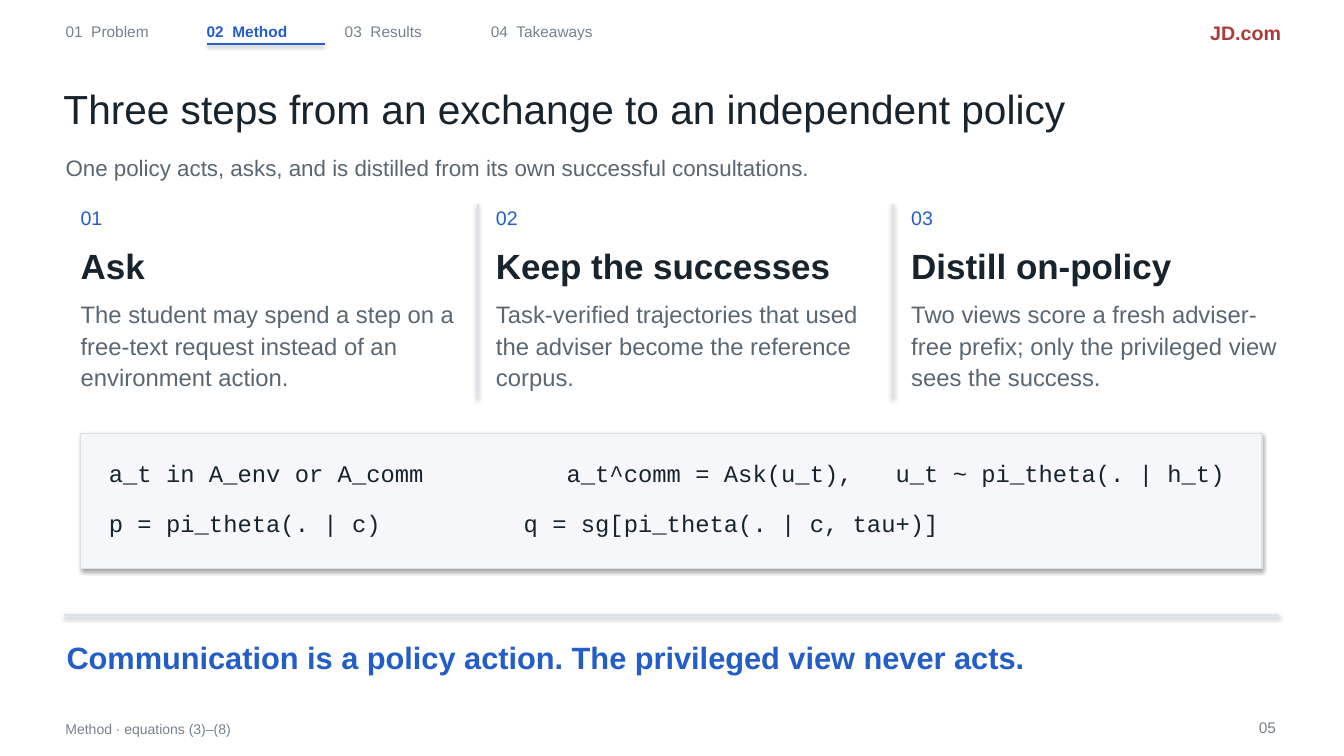
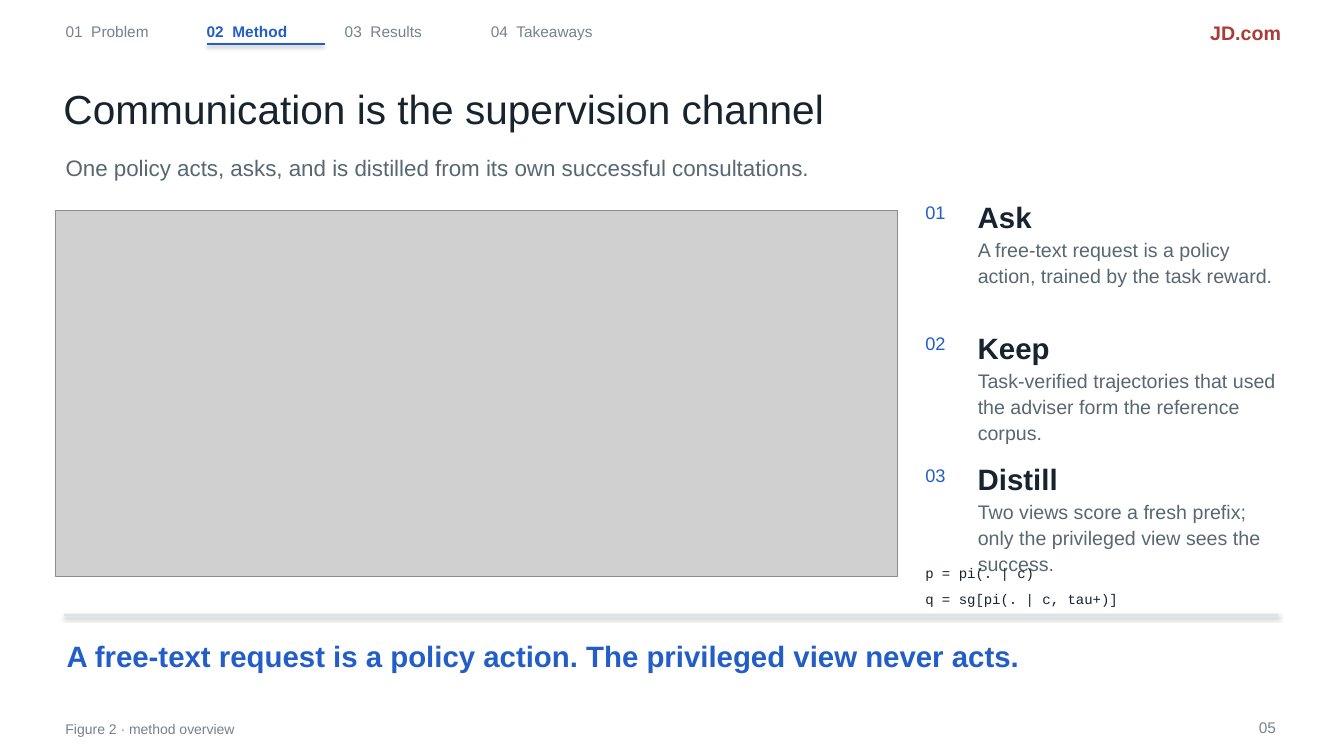
Before and after one commit to liruiluo/communicative-opsd, a slide deck: slide 5 of assets/slides/copd-slides.pptx. Drawn at 1344x756 pixels with LibreOffice and Linux fonts; fonts in the diff are those of the drawing; grey boxes stand for pictures. Boxes give left, top, right and bottom in pixels: in the first picture for what was removed or moved away, otherwise in the second. Text is boxed around its words. In the diff, an @@ line names an element or a change of style, - is before the commit and + after.

Commit message:
Background stops at the problem; method slide carries the framework

```diff
--- a/assets/slides/copd-slides.pptx
+++ b/assets/slides/copd-slides.pptx
@@ text at <box>63,94,824,131</box>: text changed @@
-Three steps from an exchange to an independent policy
+Communication is the supervision channel
@@ line removed from (478, 204) to (478, 398) @@
@@ line removed from (893, 204) to (893, 398) @@
@@ text "01": place and size @@
-text "01" at <box>81,211,103,225</box>
+text "01" at <box>925,206,945,219</box>
@@ text "Ask": place and size @@
-text "Ask" at <box>81,253,145,280</box>
+text "Ask" at <box>978,206,1032,229</box>
@@ text "Ask" at <box>978,206,1032,229</box>: size 25 to 21 pt @@
@@ picture added at <box>55,211,897,577</box> @@
@@ text removed at <box>911,253,1171,285</box> @@
-Distill on-policy
@@ text added at <box>978,243,1272,287</box>, 14 pt, text #596772 @@
+A free-text request is a policy action, trained by the task reward.
@@ text removed at <box>81,305,454,386</box> @@
-The student may spend a step on a free-text request instead of an environment action.
@@ text "02": place and size @@
-text "02" at <box>496,211,518,225</box>
+text "02" at <box>925,337,945,350</box>
@@ text at <box>978,338,1050,365</box>: text changed; size 25 to 21 pt @@
-Keep the successes
+Keep
@@ text at <box>978,374,1276,444</box>: text changed; size 17 to 14 pt @@
-Task-verified trajectories that used the adviser become the reference corpus.
+Task-verified trajectories that used the adviser form the reference corpus.
@@ rectangle removed at <box>81,434,1262,569</box> @@
@@ text removed at <box>109,464,1224,487</box> @@
-a_t in A_env or A_comm a_t^comm = Ask(u_t), u_t ~ pi_theta(. | h_t)
@@ size 14 to 13 pt in 3 elements at <box>925,337,945,350</box>, <box>925,206,945,219</box>, <box>925,469,945,482</box> @@
@@ text "03": place and size @@
-text "03" at <box>911,211,933,225</box>
+text "03" at <box>925,469,945,482</box>
@@ text added at <box>978,468,1058,491</box>, 21 pt, text #17232D, bold @@
+Distill
@@ text at <box>978,505,1260,576</box>: text changed; size 17 to 14 pt @@
-Two views score a fresh adviser-free prefix; only the privileged view sees the success.
+Two views score a fresh prefix; only the privileged view sees the success.
@@ text added at <box>925,567,1034,581</box>, 10 pt, text #17232D @@
+p = pi(. | c)
@@ text at <box>925,594,1118,607</box>: text changed; size 17 to 10 pt @@
-p = pi_theta(. | c) q = sg[pi_theta(. | c, tau+)]
+q = sg[pi(. | c, tau+)]
@@ text at <box>67,645,1019,673</box>: text changed; size 22 to 21 pt @@
-Communication is a policy action. The privileged view never acts.
+A free-text request is a policy action. The privileged view never acts.
@@ text at <box>65,724,234,737</box>: text changed @@
-Method · equations (3)–(8)
+Figure 2 · method overview
```
Also in this commit, not shown: 2 other slides changed, 2 other files.
